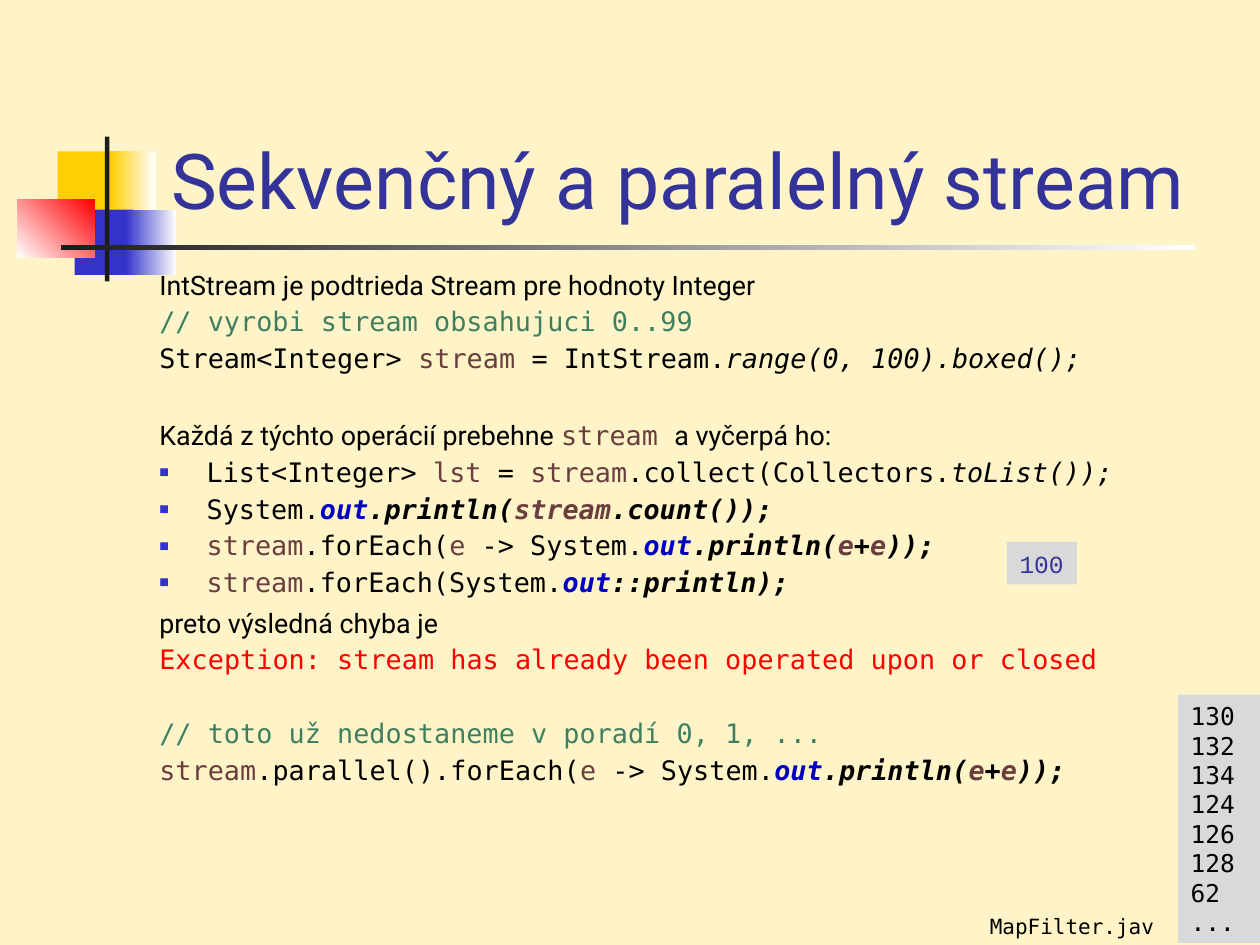
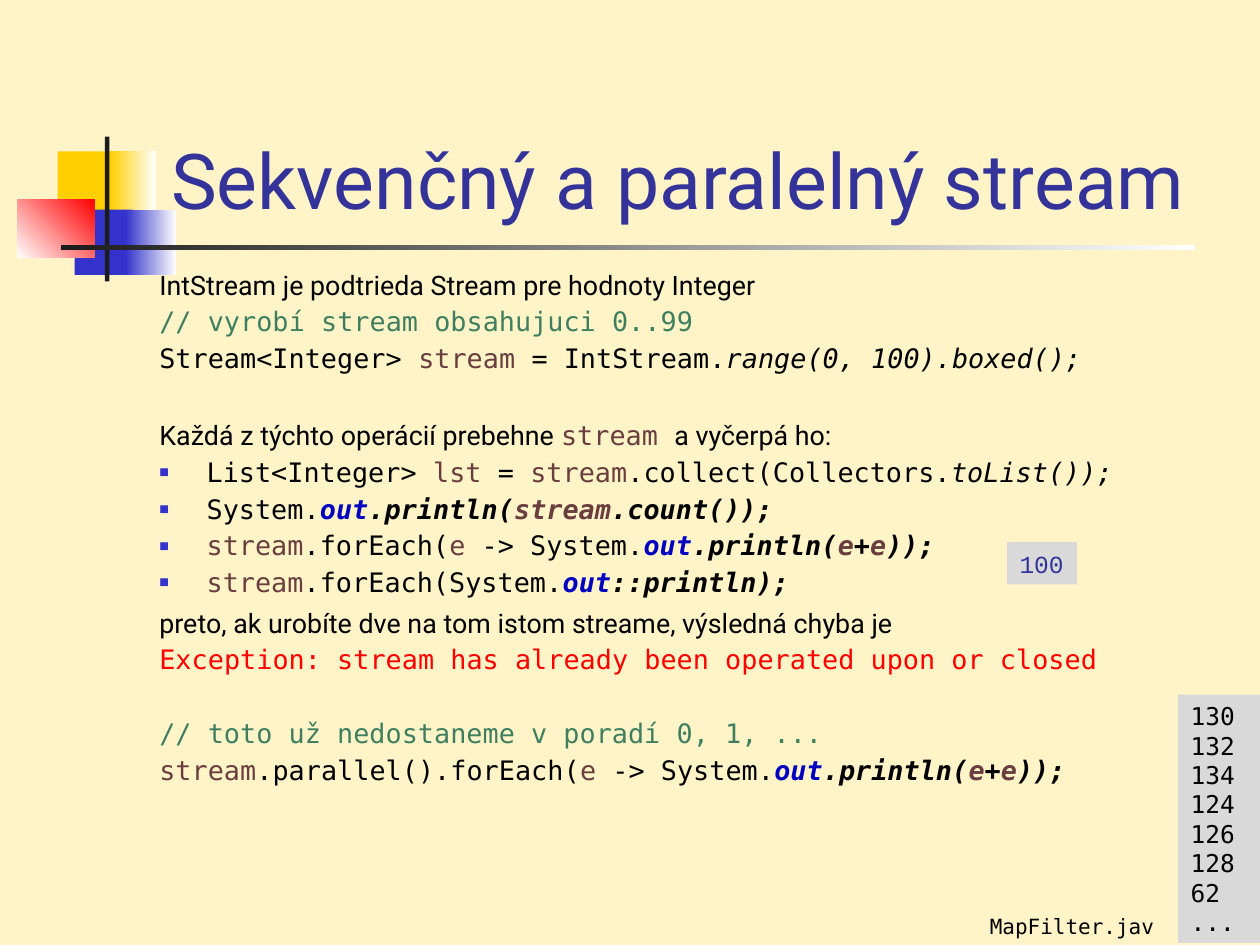
Before and after one commit to Programovanie4/Prednasky, a slide deck: slide 15 of 06Lambda/06_javaStream.ppt. Drawn at 1260x945 pixels with LibreOffice and Linux fonts; fonts in the diff are those of the drawing. Boxes give left, top, right and bottom in pixels: in the first picture for what was removed or moved away, otherwise in the second. Text is boxed around its words. In the diff, an @@ line names an element or a change of style, - is before the commit and + after.

```diff
--- a/06Lambda/06_javaStream.ppt
+++ b/06Lambda/06_javaStream.ppt
@@ text at (208, 310, 693, 337): text changed @@
-// vyrobi stream obsahujuci 0..99
+// vyrobí stream obsahujuci 0..99
@@ text at (159, 613, 893, 639): text changed @@
-preto výsledná chyba je
+preto, ak urobíte dve na tom istom streame, výsledná chyba je
```
Also in this commit, not shown: 16 other slides changed, 1 other file.
